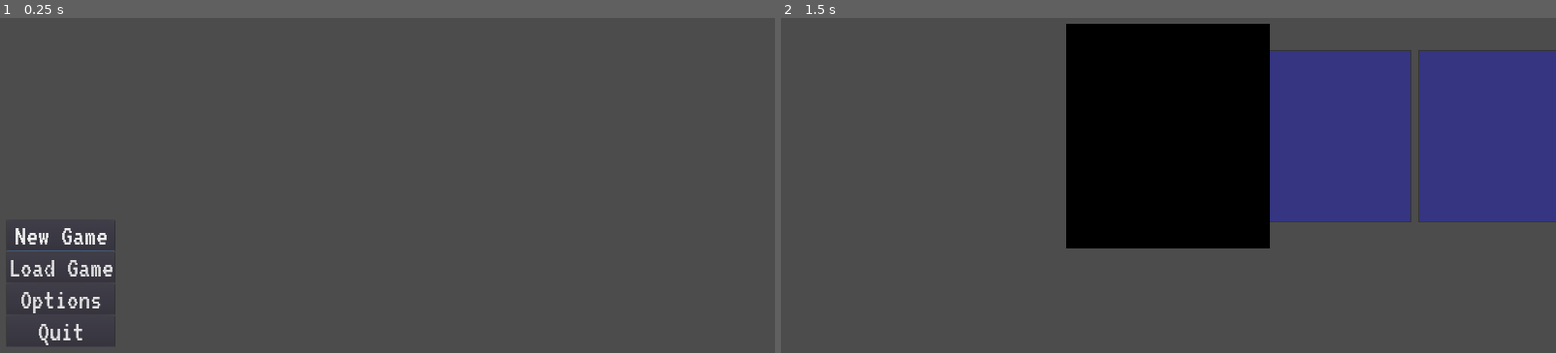
Above: before the commit, frames 1-2 (left to right).
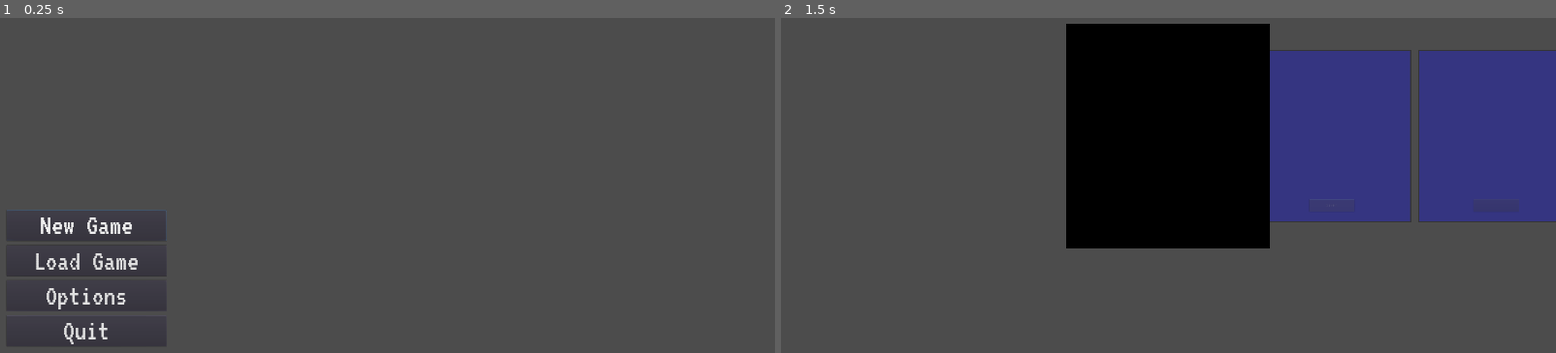
Above: after the commit, the same moments.

Repository: JarvinChavez/WeepingSouls
Game: Godot game, scene res://scenes/Menu.tscn
Same seed, same stepped clock (60 frames per second), same inputs: the game is played once before the commit and once after it.
Inputs (mouse positions are in pixels of both pictures, inside the frame that each line leads up to):
- Up to frame 1 (0.25 s): no input
- Up to frame 2 (1.5 s): click "Load Game" at 0.5 s; click (1331, 205) at 1.25 s, where only the run after the commit has a clickable "Save1"

The runs differ from the first frame. In frame 1, 1.6% of the frame differs, in the area x 0-22%, y 57-98%; in frame 2, less than 0.1%.

Commit message:
re-synch

Diff:
--- a/WeepingSouls/scenes/Menu.tscn
+++ b/WeepingSouls/scenes/Menu.tscn
@@ -22,35 +22,36 @@
 anchor_top = 1.0
 anchor_bottom = 1.0
 margin_left = 25.0
-margin_top = -464.0
-margin_right = 397.0
-margin_bottom = -28.0
+margin_top = -499.0
+margin_right = 575.0
+margin_bottom = -19.0
+custom_constants/separation = 15
 
 [node name="NewGameButton" type="Button" parent="VBoxContainer"]
-margin_right = 372.0
+margin_right = 550.0
 margin_bottom = 106.0
 focus_neighbour_top = NodePath("../QuitButton")
 custom_fonts/font = ExtResource( 2 )
 text = "New Game"
 
 [node name="LoadGameButton" type="Button" parent="VBoxContainer"]
-margin_top = 110.0
-margin_right = 372.0
-margin_bottom = 216.0
+margin_top = 121.0
+margin_right = 550.0
+margin_bottom = 227.0
 custom_fonts/font = ExtResource( 2 )
 text = "Load Game"
 
 [node name="OptionsButton" type="Button" parent="VBoxContainer"]
-margin_top = 220.0
-margin_right = 372.0
-margin_bottom = 326.0
+margin_top = 242.0
+margin_right = 550.0
+margin_bottom = 348.0
 custom_fonts/font = ExtResource( 2 )
 text = "Options"
 
 [node name="QuitButton" type="Button" parent="VBoxContainer"]
-margin_top = 330.0
-margin_right = 372.0
-margin_bottom = 436.0
+margin_top = 363.0
+margin_right = 550.0
+margin_bottom = 469.0
 focus_neighbour_bottom = NodePath("../NewGameButton")
 custom_fonts/font = SubResource( 1 )
 text = "Quit"
--- a/WeepingSouls/scenes/menus/Save files.gd
+++ b/WeepingSouls/scenes/menus/Save files.gd
@@ -69,9 +69,25 @@
 	scroll_tween.start()
 
 
-func _on_Save_files_gui_input(event):
+func _on_Save_files_gui_input(event: InputEvent):
 	if event is InputEventMouseButton:
 		if event.pressed:
 			scroll_tween.stop_all()
 		else:
 			scroll()
+
+
+func _on_Save1_button_pressed():
+	print('ok')
+
+func _on_Save2_button_pressed():
+	print('ok2')
+
+func _on_Save3_button_pressed():
+	print('ok3')
+
+func _on_Save4_button_pressed():
+	print('ok4')
+
+func _on_Save5_button_pressed():
+	print('ok5')
--- a/WeepingSouls/scenes/menus/Save files.tscn
+++ b/WeepingSouls/scenes/menus/Save files.tscn
@@ -37,11 +37,28 @@
 margin_bottom = 593.0
 texture = ExtResource( 1 )
 
+[node name="Save1_button" type="Button" parent="CenterContainer/MarginContainer/HBoxContainer/save_1"]
+margin_left = 190.0
+margin_top = 514.0
+margin_right = 346.0
+margin_bottom = 557.0
+mouse_default_cursor_shape = 2
+
 [node name="save_2" type="TextureRect" parent="CenterContainer/MarginContainer/HBoxContainer"]
 margin_left = 565.0
 margin_right = 1105.0
 margin_bottom = 593.0
 texture = ExtResource( 1 )
+
+[node name="Save2_button" type="Button" parent="CenterContainer/MarginContainer/HBoxContainer/save_2"]
+margin_left = 190.0
+margin_top = 514.0
+margin_right = 346.0
+margin_bottom = 557.0
+mouse_default_cursor_shape = 2
+custom_colors/font_color_disabled = Color( 1, 0, 0, 1 )
+custom_colors/font_color_focus = Color( 1, 0.027451, 0.027451, 1 )
+text = "Save1"
 
 [node name="save_3" type="TextureRect" parent="CenterContainer/MarginContainer/HBoxContainer"]
 margin_left = 1130.0
@@ -49,11 +66,25 @@
 margin_bottom = 593.0
 texture = ExtResource( 1 )
 
+[node name="Save3_button" type="Button" parent="CenterContainer/MarginContainer/HBoxContainer/save_3"]
+margin_left = 190.0
+margin_top = 514.0
+margin_right = 346.0
+margin_bottom = 557.0
+mouse_default_cursor_shape = 2
+
 [node name="save_4" type="TextureRect" parent="CenterContainer/MarginContainer/HBoxContainer"]
 margin_left = 1695.0
 margin_right = 2235.0
 margin_bottom = 593.0
 texture = ExtResource( 1 )
+
+[node name="Save4_button" type="Button" parent="CenterContainer/MarginContainer/HBoxContainer/save_4"]
+margin_left = 190.0
+margin_top = 514.0
+margin_right = 346.0
+margin_bottom = 557.0
+mouse_default_cursor_shape = 2
 
 [node name="save_5" type="TextureRect" parent="CenterContainer/MarginContainer/HBoxContainer"]
 margin_left = 2260.0
@@ -61,4 +92,16 @@
 margin_bottom = 593.0
 texture = ExtResource( 1 )
 
+[node name="Save5_button" type="Button" parent="CenterContainer/MarginContainer/HBoxContainer/save_5"]
+margin_left = 190.0
+margin_top = 514.0
+margin_right = 346.0
+margin_bottom = 557.0
+mouse_default_cursor_shape = 2
+
 [connection signal="gui_input" from="." to="." method="_on_Save_files_gui_input"]
+[connection signal="pressed" from="CenterContainer/MarginContainer/HBoxContainer/save_1/Save1_button" to="." method="_on_Save1_button_pressed"]
+[connection signal="pressed" from="CenterContainer/MarginContainer/HBoxContainer/save_2/Save2_button" to="." method="_on_Save2_button_pressed"]
+[connection signal="pressed" from="CenterContainer/MarginContainer/HBoxContainer/save_3/Save3_button" to="." method="_on_Save3_button_pressed"]
+[connection signal="pressed" from="CenterContainer/MarginContainer/HBoxContainer/save_4/Save4_button" to="." method="_on_Save4_button_pressed"]
+[connection signal="pressed" from="CenterContainer/MarginContainer/HBoxContainer/save_5/Save5_button" to="." method="_on_Save5_button_pressed"]
